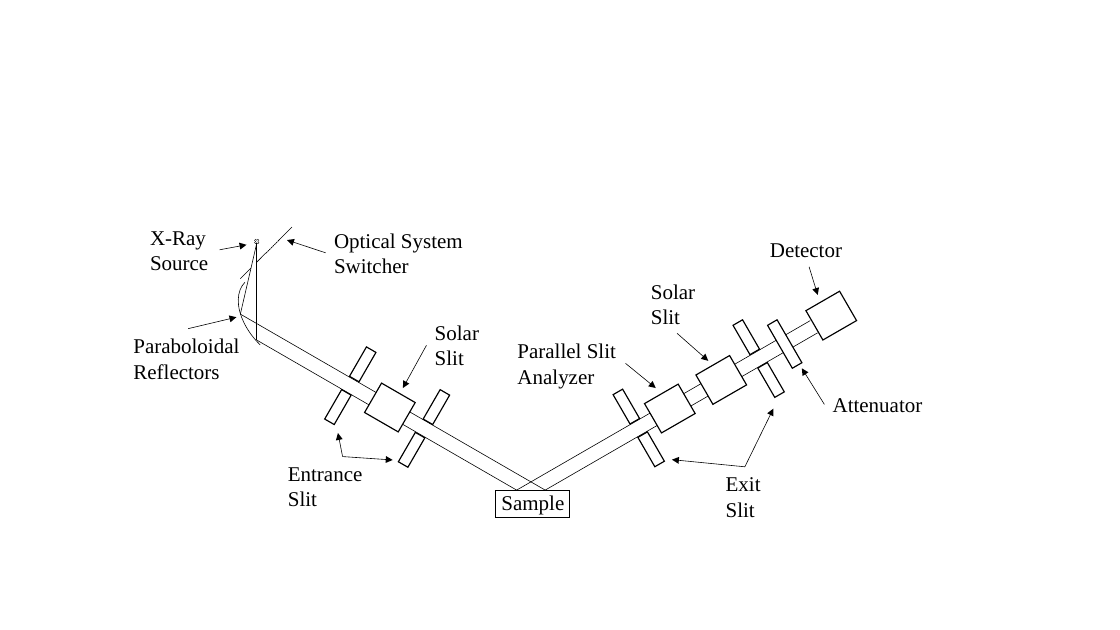
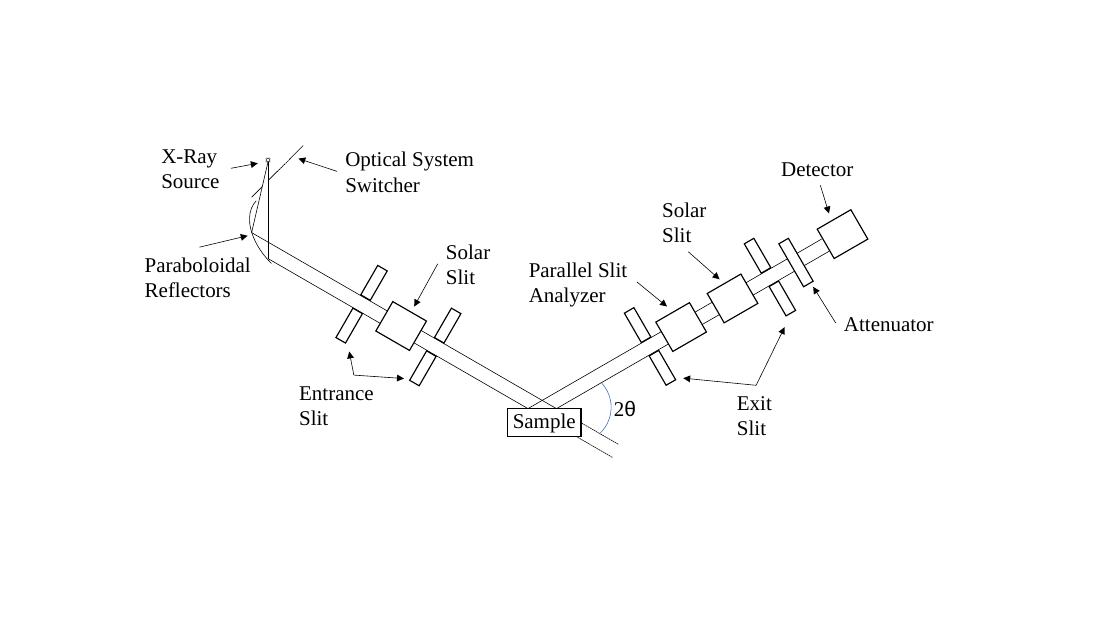
Before and after one commit to akican26/XRD, a slide deck: slide 1 of figure.pptx. Drawn at 1120x630 pixels with LibreOffice and Linux fonts; fonts in the diff are those of the drawing. Boxes give left, top, right and bottom in pixels: in the first picture for what was removed or moved away, otherwise in the second. Text is boxed around its words. In the diff, an @@ line names an element or a change of style, - is before the commit and + after.

```diff
--- a/figure.pptx
+++ b/figure.pptx
@@ arc (boxed as its full ellipse) added at [525, 356, 627, 459], outline #4472C4 0.5 pt @@
@@ 14 rectangles, 12 arrows, 11 texts, 10 lines, 1 cross, 1 arc (boxed as its full ellipse): place and size @@
-14 rectangles, 12 arrows, 11 texts, 10 lines, 1 cross, 1 arc (boxed as its full ellipse) at [133, 227, 923, 518]
+14 rectangles, 12 arrows, 11 texts, 10 lines, 1 cross, 1 arc (boxed as its full ellipse) at [145, 145, 934, 436]
@@ rectangle at [507, 408, 581, 436]: fill none to #FFFFFF @@
@@ line added from (618, 444) to (567, 415), #000000 0.5 pt dashed @@
@@ text added at [614, 401, 636, 416], 18 pt, text #000000 @@
+2θ
@@ line added from (613, 458) to (548, 420), #000000 0.5 pt dashed @@
```
Also in this commit, not shown: 3 slides added, 16 other files.
